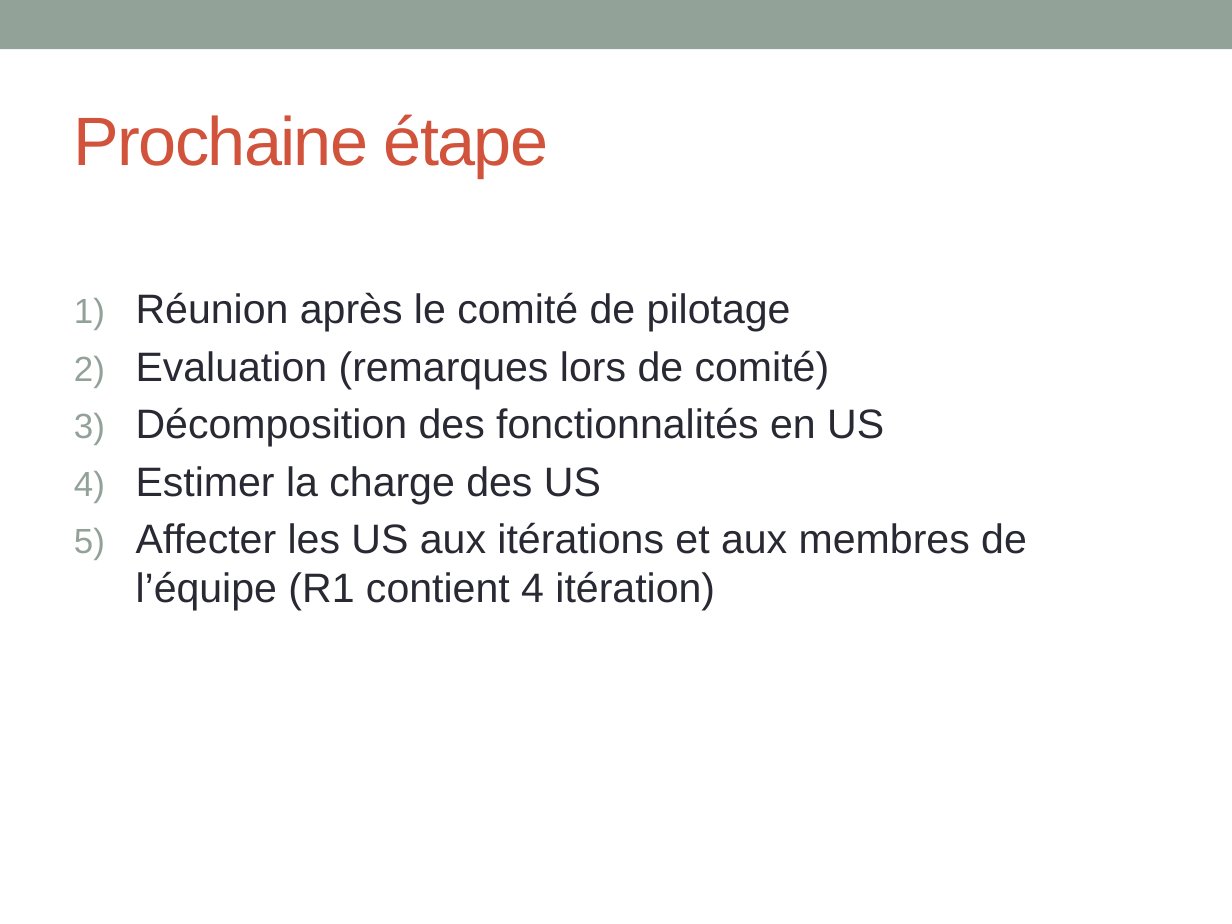
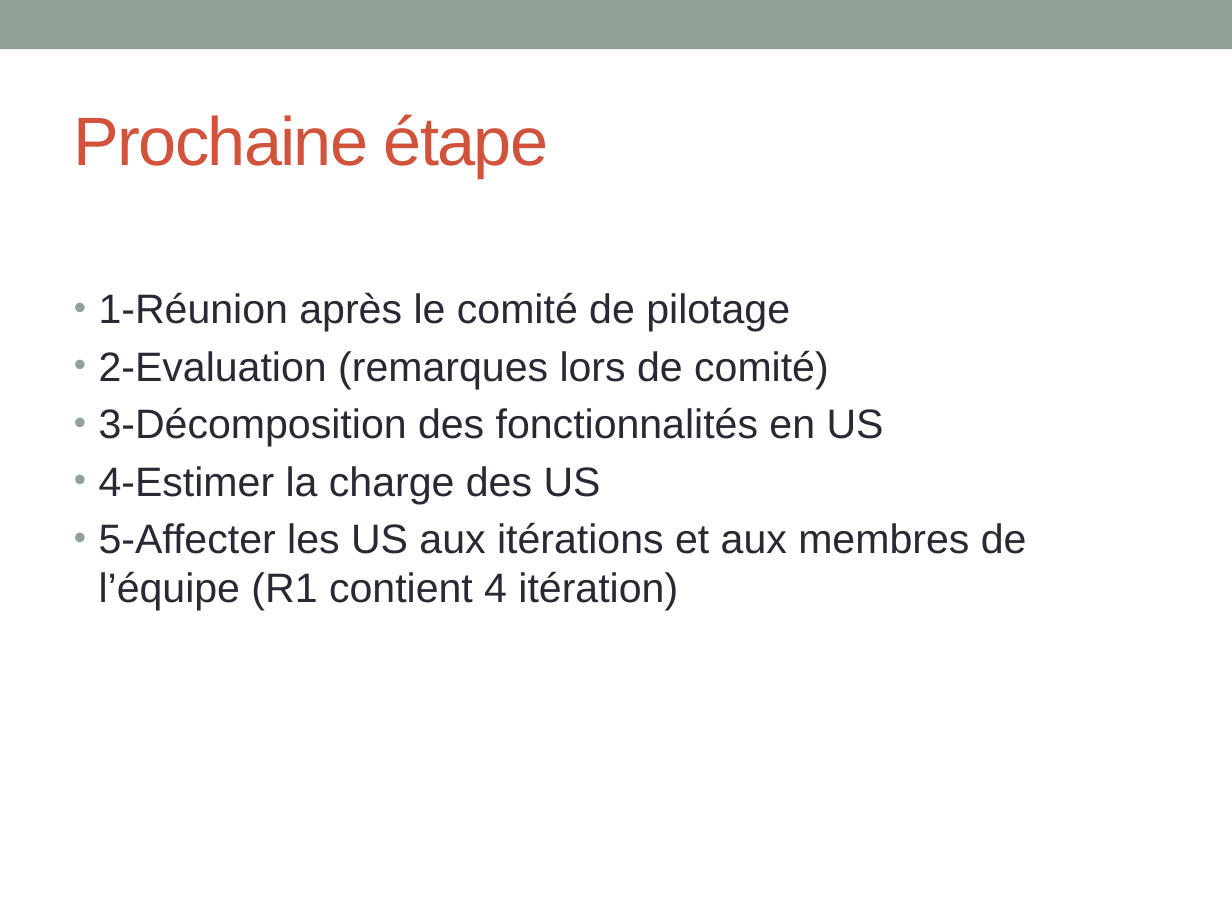
Before and after one commit to Timbobhe/fatal-pds-val, a slide deck: slide 8 of Appli/Méthodologie/Général/Copil/Copil 1/VAL.pptx. Drawn at 1232x924 pixels with LibreOffice and Linux fonts; fonts in the diff are those of the drawing. Boxes give left, top, right and bottom in pixels: in the first picture for what was removed or moved away, otherwise in the second. Text is boxed around its words. In the diff, an @@ line names an element or a change of style, - is before the commit and + after.

```diff
--- a/Appli/Méthodologie/Général/Copil/Copil 1/VAL.pptx
+++ b/Appli/Méthodologie/Général/Copil/Copil 1/VAL.pptx
@@ text at bbox=[99, 292, 1027, 611]: text changed @@
-1) Réunion après le comité de pilotage
-2) Evaluation (remarques lors de comité)
-3) Décomposition des fonctionnalités en US
-4) Estimer la charge des US
-5) Affecter les US aux itérations et aux membres de l’équipe (R1 contient 4 itération)
+• 1-Réunion après le comité de pilotage
+• 2-Evaluation (remarques lors de comité)
+• 3-Décomposition des fonctionnalités en US
+• 4-Estimer la charge des US
+• 5-Affecter les US aux itérations et aux membres de l’équipe (R1 contient 4 itération)
```
Also in this commit, not shown: 5 other slides changed.
